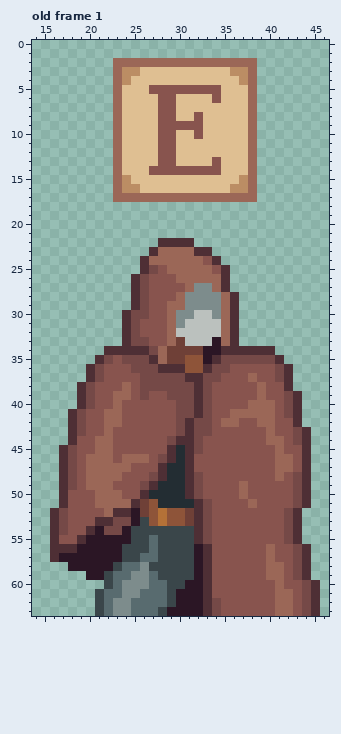
Two versions of one pixel-art file, Personal_Roberto/ASEPRITE/5. Menú/UI/Teclas.aseprite. The picture above is the old version.
64x64 pixels, 2 frames. Shown: old frame 1: x 14..46, y 0..63.
The same view after the edit:
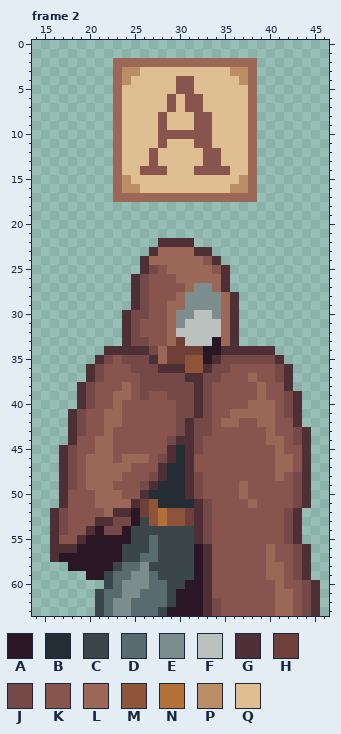
Palette (. is transparent): A #2b1625  B #232d33  C #3a464a  D #586b6f  E #7d8c8c  F #bbc1be  G #4e2f35  H #6f4037  J #754947  K #88544e  L #9b6757  M #8e5439  N #b47137  P #bb8d64  Q #dfbf92
A new or re-ordered frame is compared with the old frame closest to it.
The exact change:
frames 2 -> 3
layer "Flattened" added
layer "Layer 2" removed
layer "Layer 3" removed
--- frame 2 is new; against old frame 1, layer "Flattened"
@@ x 24..37 @@
  3 PPQQQQQQQQQQPP
- 4 PQQQQQQQQQQQQP
- 5 QQQKKKKKKKKQQQ
- 6 QQQQKKQQQQKQQQ
- 7 QQQQKKQQQQQQQQ
- 8 QQQQKKQQKQQQQQ
- 9 QQQQKKKKKQQQQQ
-10 QQQQKKQQKQQQQQ
-11 QQQQKKQQQQQQQQ
-12 QQQQKKQQQQQQQQ
-13 QQQQKKQQQQKQQQ
-14 QQQKKKKKKKKQQQ
+ 4 PQQQQQKKQQQQQP
+ 5 QQQQQQKKQQQQQQ
+ 6 QQQQQKQKKQQQQQ
+ 7 QQQQQKQKKQQQQQ
+ 8 QQQQKQQQKKQQQQ
+ 9 QQQQKQQQKKQQQQ
+10 QQQQKKKKKKQQQQ
+11 QQQQKQQQKKQQQQ
+12 QQQKQQQQQKKQQQ
+13 QQQKQQQQQKKQQQ
+14 QQKKKQQQKKKKQQ
 15 PQQQQQQQQQQQQP
Where, in picture pixels (left, top, right, bottom), the same in both pictures:
changed: (140, 76, 230, 175)
